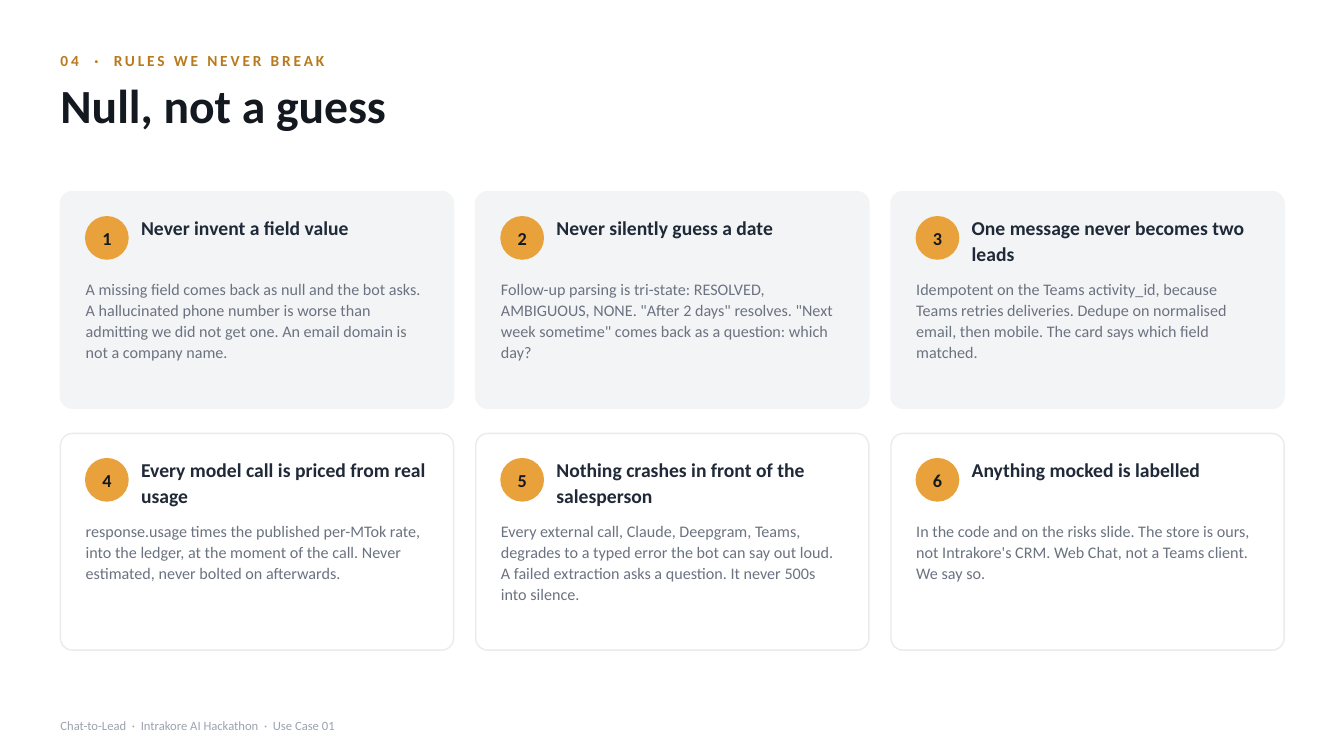
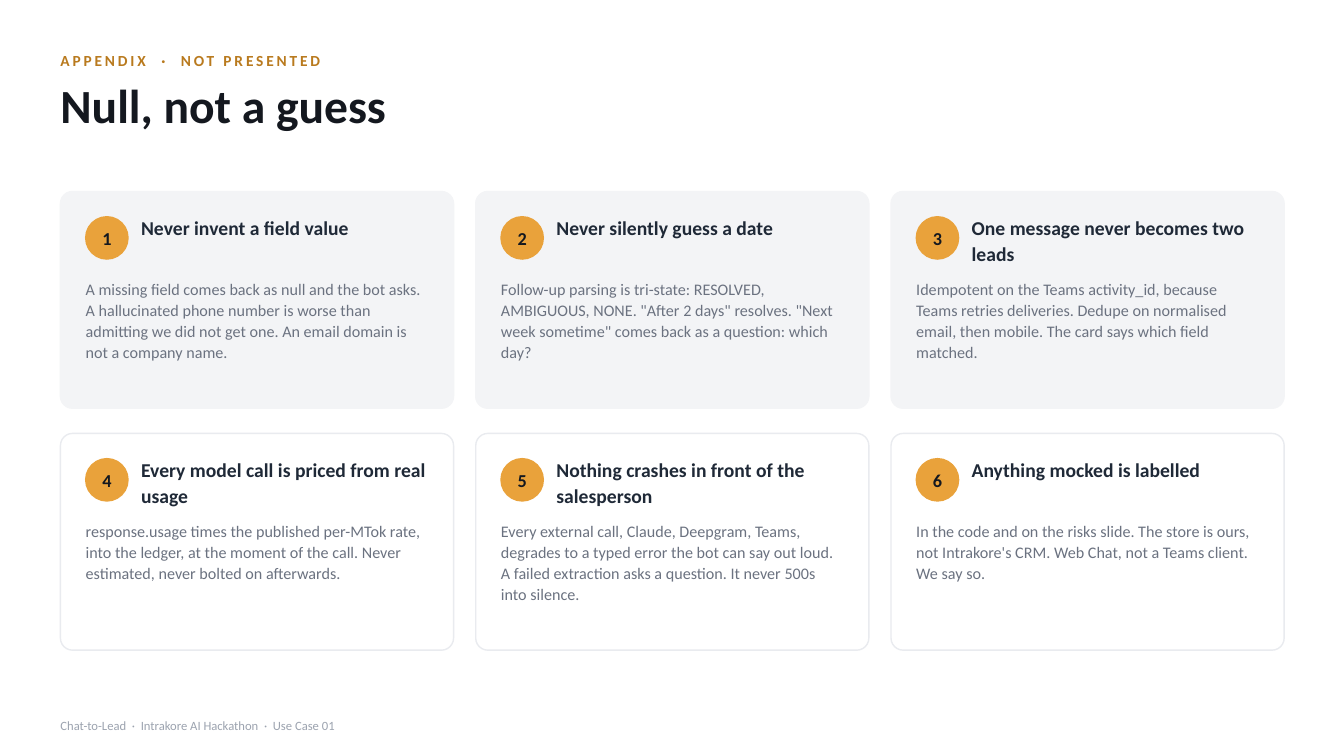
Before and after one commit to Iroh02/kore-agent-kit, a slide deck: slide 11 of chat-to-lead-deck.pptx (slide 5 before the commit). Drawn at 1344x756 pixels with LibreOffice and Linux fonts; fonts in the diff are those of the drawing. Boxes give left, top, right and bottom in pixels: in the first picture for what was removed or moved away, otherwise in the second. Text is boxed around its words. In the diff, an @@ line names an element or a change of style, - is before the commit and + after.

```diff
--- a/chat-to-lead-deck.pptx
+++ b/chat-to-lead-deck.pptx
@@ text at [60, 56, 320, 66]: text changed @@
-04 · RULES WE NEVER BREAK
+APPENDIX · NOT PRESENTED
```
Also in this commit, not shown: 11 other slides changed.
